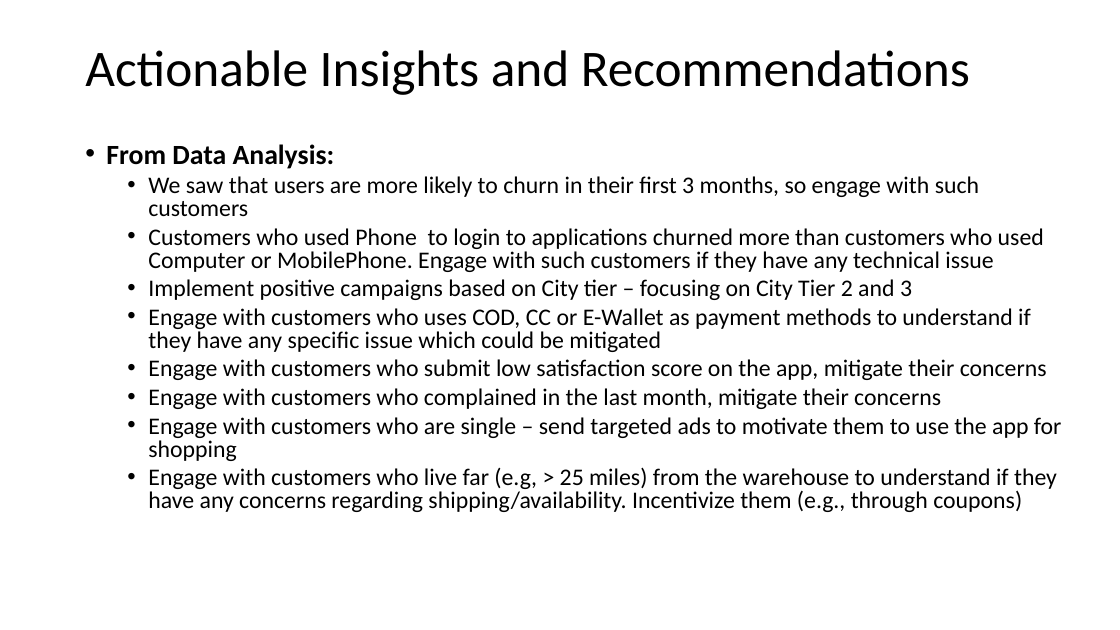
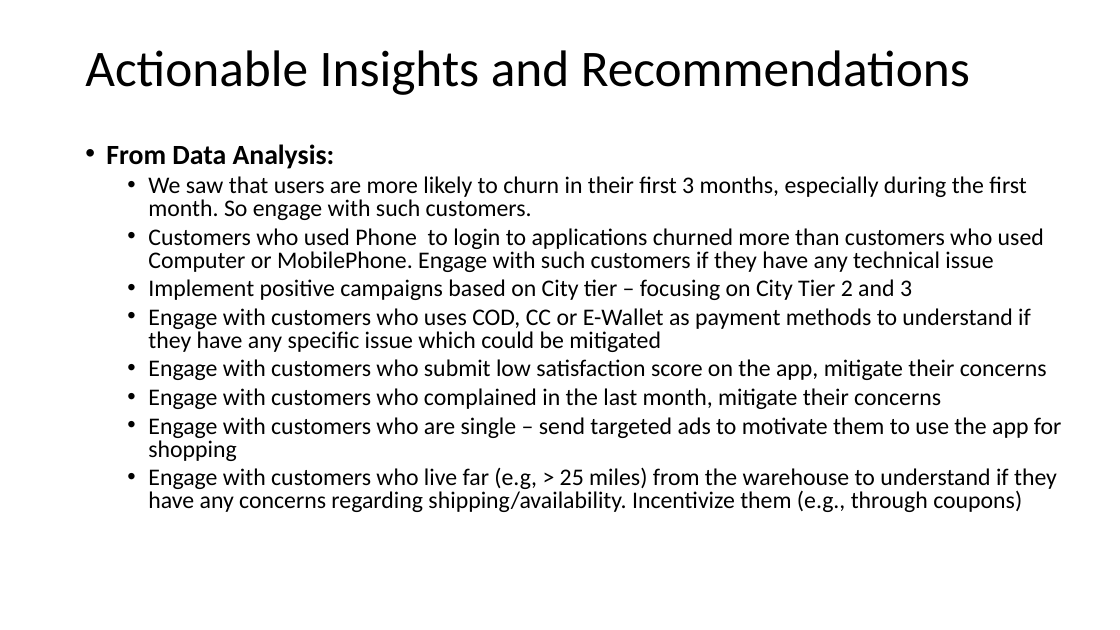
Before and after one commit to jalalmahmud/churn-analysis, a slide deck: slide 28 of Presentation-Churn-JalalMahmud.pptx. Drawn at 1120x630 pixels with LibreOffice and Linux fonts; fonts in the diff are those of the drawing. Boxes give left, top, right and bottom in pixels: in the first picture for what was removed or moved away, otherwise in the second. Text is boxed around its words. In the diff, an @@ line names an element or a change of style, - is before the commit and + after.

```diff
--- a/Presentation-Churn-JalalMahmud.pptx
+++ b/Presentation-Churn-JalalMahmud.pptx
@@ text at bbox=[148, 176, 1026, 220]: text changed @@
-  • We saw that users are more likely to churn in their first 3 months, so engage with such customers
+  • We saw that users are more likely to churn in their first 3 months, especially during the first month. So engage with such customers.
```
Also in this commit, not shown: 8 other slides changed.
